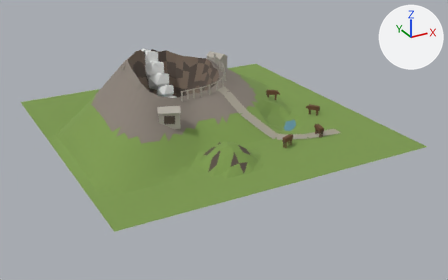
The glTF model public/models/landmarks/mount-aso.glb as it was, and as the next commit left it.
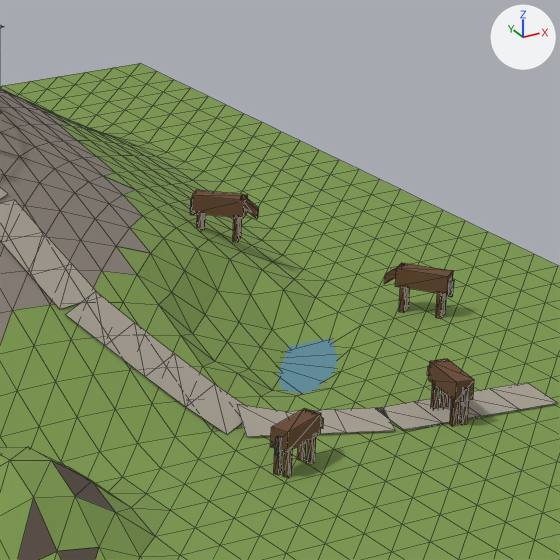
Old and new are each drawn whole from a 50 mm camera at (-19.6, -38.3, 17.4) aimed at (0.5, -1.9, -0.8) and again close up on the part from 51% to 76% of the width and 18% to 59% of the height. The axes (+X, +Y, +Z) are drawn at upper right. The lights are the same throughout. The last two pictures show the newer version. The close-ups show mesh edges as thin lines. Vertices at exactly the same position are counted once.

The older version as bpy lines, for what is in view:
```python
me_aso_ash = bpy.data.meshes.new('aso_ash')
me_aso_ash.from_pydata(...)  # 352 vertices, 514 faces; spans x -8.1..5.54, y -4.38..10.5, z 0.95..5.0
me_aso_ash.materials.append(mat_ash)  # grey #8a8178
me_aso_horse = bpy.data.meshes.new('aso_horse')
me_aso_horse.from_pydata(...)  # 192 vertices, 288 faces; spans x 2.39..8.28, y -6.8..0.68, z 0.0..1.45
me_aso_horse.materials.append(mat_horse)  # brown #6b4a32
me_aso_strata2 = bpy.data.meshes.new('aso_strata2')
me_aso_strata2.from_pydata(...)  # 292 vertices, 312 faces; spans x -5.1..8.2, y -8.7..6.9, z 0.0..4.9
me_aso_strata2.materials.append(mat_strata2)  # brown #5a4e46
ob_aso_ash = bpy.data.objects.new('aso_ash', me_aso_ash)
ob_aso_ash.location = (0.0, 0.0, 0.0)
ob_aso_horse = bpy.data.objects.new('aso_horse', me_aso_horse)
ob_aso_horse.location = (0.0, 0.0, 0.0)
ob_aso_strata2 = bpy.data.objects.new('aso_strata2', me_aso_strata2)
ob_aso_strata2.location = (0.0, 0.0, 0.0)
# also in view: 'aso_pave' at (4.1, -3.3, 1.3); 'aso_grass' at (0.0, 0.0, 1.1); 'aso_water' at (4.8, -2.5, -0.2)
```
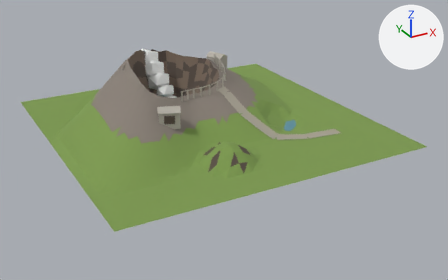
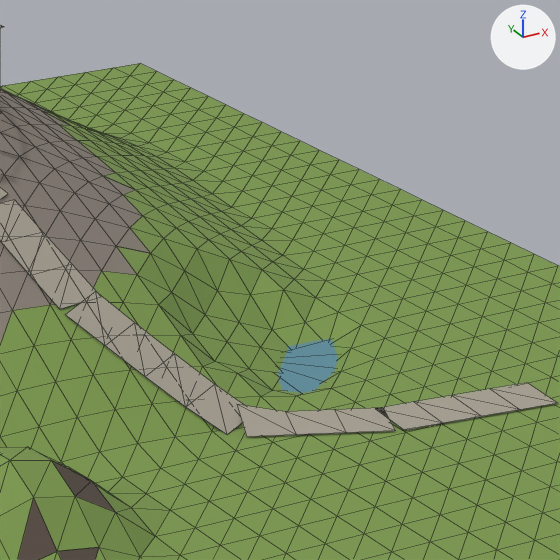
What differs and where, as boxes (x1, y1, x2, y2) in the close-ups (560 x 560 px):
'aso_horse', deleted
    before: (192, 190, 474, 478)
'aso_strata2', reshaped
    before: (18, 198, 469, 560)
    after: (18, 461, 115, 560)
part 1 of me_aso_strata2, deleted
    before: (462, 387, 469, 407)
part 2 of me_aso_strata2, deleted
    before: (275, 436, 281, 456)
part 3 of me_aso_strata2, deleted
    before: (448, 279, 454, 297)

What the commit changed:
me_aso_strata2 is used by ob_aso_strata2; location (0.0, 0.0, 0.0).
me_aso_strata2 had 292 vertices, 312 faces and spanned x -5.1..8.2, y -8.7..6.9, z 0.0..4.9.
me_aso_strata2 now has 260 vertices, 264 faces and spans x -5.1..4.6, y -8.7..6.9, z 0.0..4.9.
me_aso_strata2 part 1: the loose piece of 8 vertices spanning x 5.7..5.8, y -6.5, z 0.3..0.6 is deleted.
me_aso_strata2 part 2: the loose piece of 8 vertices spanning x 2.4..2.5, y -6.7..-6.6, z 0.3..0.6 is deleted.
me_aso_strata2 part 3: the loose piece of 8 vertices spanning x 8.1..8.2, y -2.9, z 0.3..0.6 is deleted.
Other edits to the shape of me_aso_strata2 do not show in these pictures.
Object 'aso_horse' (ob_aso_horse) is deleted.
